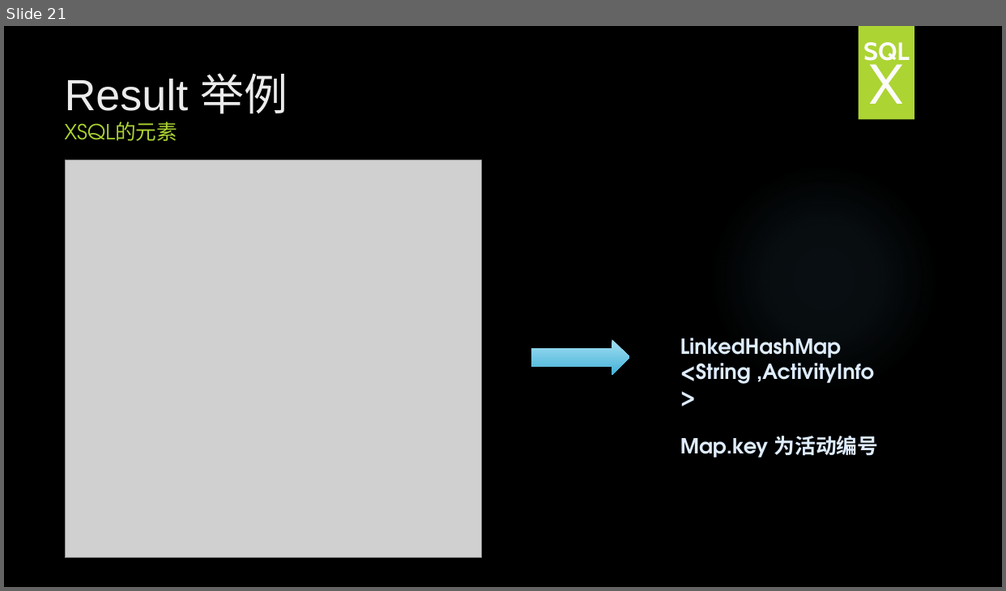
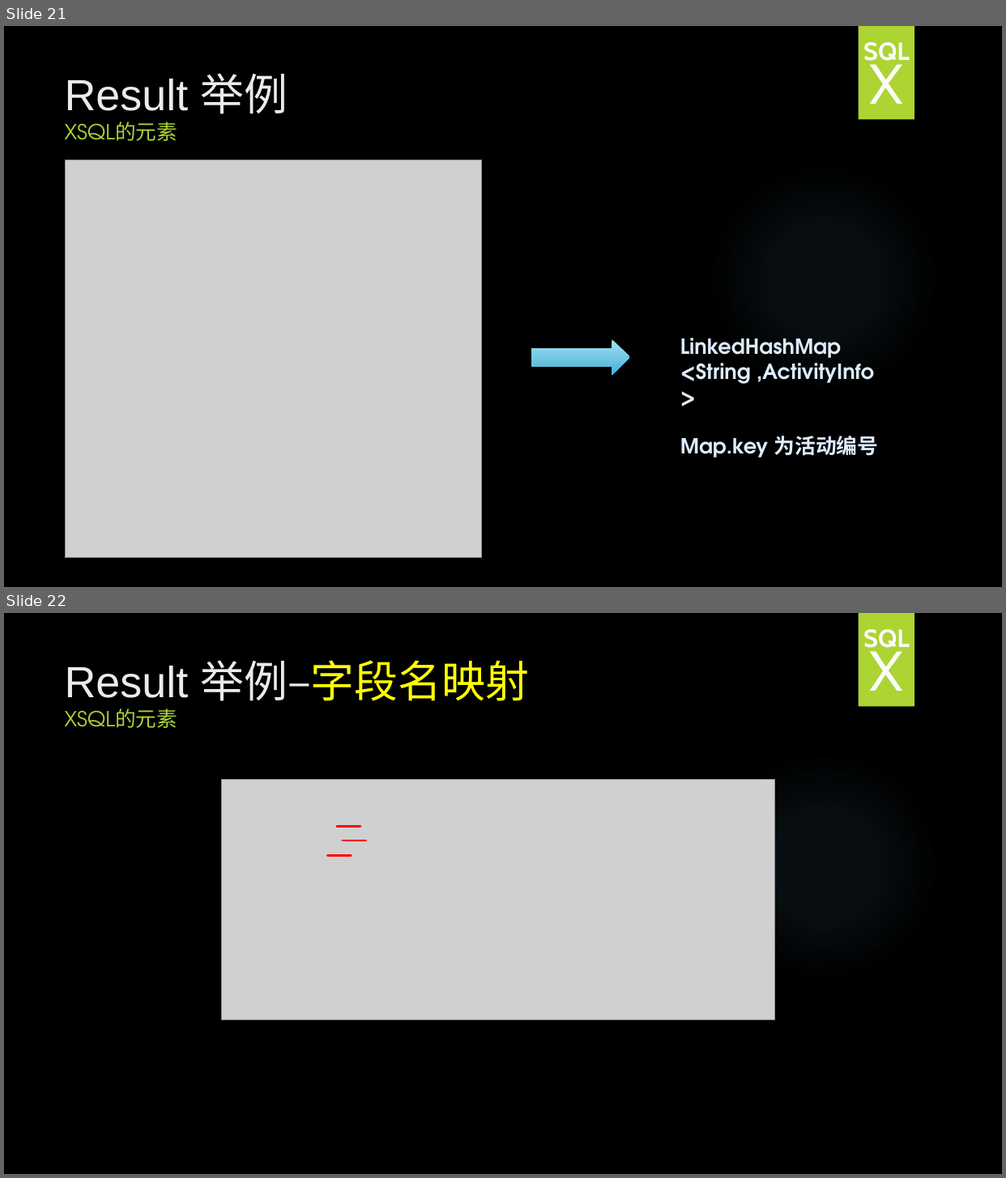
Before and after one commit to HY-ZhengWei/hy.common.XJava, a slide deck: doc/XSQL技术交流.pptx. Shown one above the other, each under a label of ours: slide 21 before the commit, slides 21 and 22 after it. The pictures are 1006x591 and 1006x1178 pixels, drawn with LibreOffice and Linux fonts; fonts in the diff are those of the drawing; grey boxes stand for pictures; background and template pictures are left out. Boxes give left, top, right and bottom in pixels: in the first picture for what was removed or moved away, otherwise in the second. Text is boxed around its words. In the diff, an @@ line names an element or a change of style, - is before the commit and + after.

```diff
--- a/doc/XSQL技术交流.pptx
+++ b/doc/XSQL技术交流.pptx
@@ slide 22 added at (x1=4, y1=613, x2=1002, y2=1174), background picture (left out); not listed: 2 template elements that a slide beside it also shows @@
@@ text added at (x1=863, y1=629, x2=910, y2=653), 24 pt, text pattern #EBEBEB on #FBFBFB, bold @@
+SQL
@@ title added at (x1=65, y1=660, x2=529, y2=728), 42 pt, text #EBEBEB @@
+Result 举例–字段名映射
+XSQL的元素
@@ text added at (x1=869, y1=643, x2=903, y2=691), 54 pt, text pattern #EBEBEB on #FBFBFB @@
+X
@@ picture added at (x1=222, y1=780, x2=776, y2=1020) @@
@@ line added from (337, 826) to (360, 826), #FF0000 2.25 pt @@
@@ line added from (327, 855) to (351, 855), #FF0000 2.25 pt @@
@@ line added from (343, 841) to (365, 841), #FF0000 2.25 pt @@
```
Also in this commit, not shown: 5 slides changed, 5 other slides added.
